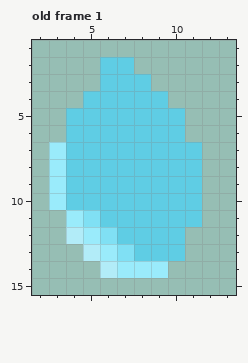
File history of a pixel-art file, Resources/ase/RainDrop.ase. The picture above is the old version.
16x16 pixels, 1 frame. Shown: old frame 1: x 2..13, y 1..15. The commit also changed other frames, which this record leaves out.
New version:
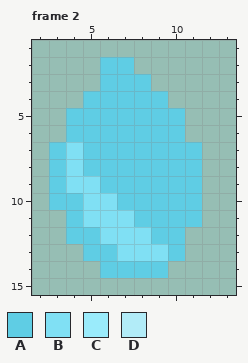
Palette (. is transparent): A #5fcde4  B #80e0f4  C #9aebfb  D #b2ecf8
A new or re-ordered frame is compared with the old frame closest to it.
Edits made:
frames 1 -> 4
--- frame 2 is new; against old frame 1
@@ x 2..13 @@
  6 ..AAAAAAA...
- 7 .CAAAAAAAA..
- 8 .CAAAAAAAA..
- 9 .CAAAAAAAA..
-10 .CAAAAAAAA..
-11 ..CBAAAAAA..
-12 ..DCBAAAA...
-13 ...DCBAAA...
-14 ....DCCC....
+ 7 .ABAAAAAAA..
+ 8 .ABAAAAAAA..
+ 9 .ABBAAAAAA..
+10 .AABBAAAAA..
+11 ..ABBBAAAA..
+12 ..AABBBAA...
+13 ...AABBBA...
+14 ....AAAA....
 15 ............
Boxes around the changes in both pictures, in picture pixels (x1, y1, x2, y2):
changed: (49, 142, 168, 278)
